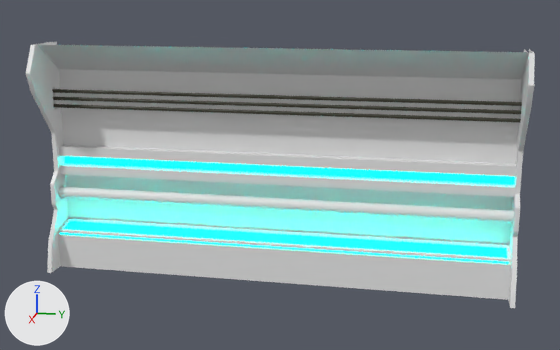
Renders of the FBX model 2025FPS_Project/Assets/_2025FPS_Root/3D/Models/00_Materials/02_Finales/SM_Wall02.fbx from each side of a commit.
Both versions are drawn from a camera (50 mm lens) standing at (12.72, 6.6, 4.97) and looking at (0.36, 4.13, 1.88). Arrows for +X, +Y and +Z are at lower left; the lights stay in place. The older version comes first. Where no turn or scale is listed for an object, it has been applied to the vertices.

Before the edit, the objects in view are built like this:
```python
me_cylinder_001 = bpy.data.meshes.new('Cylinder.001')
me_cylinder_001.from_pydata(...)  # 64 vertices, 32 faces; spans x -0.1..0.1, y -0.1..7.75, z -0.1..0.1
me_cylinder_001.materials.append(mat_material_002)  # its picture is missing
me_cylinder_002 = bpy.data.meshes.new('Cylinder.002')
me_cylinder_002.from_pydata(...)  # a 32-sided cylinder along y spanning x -0.03..0.03, y -0.03..7.9, z -0.03..0.03; a 32-sided cylinder along y spanning x -0.03..0.03, y -0.03..7.9, z -0.16..-0.1; a 32-sided cylinder along y spanning x -0.03..0.03, y -0.03..7.9, z -0.29..-0.23
me_cylinder_002.materials.append(mat_plastico)  # dark yellow #353524
me_plane_014 = bpy.data.meshes.new('Plane.014')
me_plane_014.from_pydata(...)  # 12 vertices, 3 faces; spans x 0.0..0.41, y -3.93..3.93, z -1.39..0.0
me_plane_014.materials.append(mat_material)  # cyan #00e7cf, glowing cyan #00ffeb
ob_cylinder_003 = bpy.data.objects.new('Cylinder.003', me_cylinder_001)
ob_cylinder_003.location = (0.22, 0.18, 1.34)
ob_cylinder_004 = bpy.data.objects.new('Cylinder.004', me_cylinder_002)
ob_cylinder_004.location = (0.22, 0.07, 3.17)
ob_plane_026 = bpy.data.objects.new('Plane.026', me_plane_014)
ob_plane_026.location = (0.0, 4.0, 2.0)
# also in view: 'Cube.005' at (0.36, 4.0, 2.0); 'Plane.010' at (0.34, 4.0, 2.0)
```
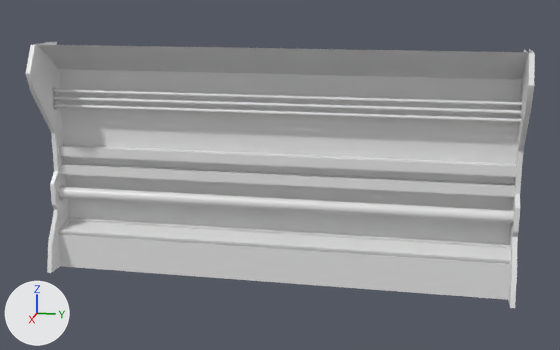
What the commit changed:
Material 'uv_checker_material_uv_grid_2048x2048' (mat_uv_checker_material_uv_grid_2048x2048) is new.
Its base color is (0.8, 0.8, 0.8) (white #e7e7e7).
Its roughness is 0.4.
me_plane_014 has 12 vertices, 3 faces and spans x 0.0..0.41, y -3.93..3.93, z -1.39..0.0.
me_plane_014 no longer uses material mat_material (cyan #00e7cf, glowing cyan #00ffeb).
me_plane_014 gains material mat_uv_checker_material_uv_grid_2048x2048 (white #e7e7e7).
me_cylinder_002 is used by ob_cylinder_004; location (0.22, 0.07, 3.17).
me_cylinder_002 had 192 vertices, 102 faces and spanned x -0.03..0.03, y -0.03..7.9, z -0.29..0.03.
me_cylinder_002 now has 192 vertices, 96 faces and spans x -0.03..0.03, y -0.03..7.9, z -0.29..0.03.
me_cylinder_002 part 1: 96 faces spanning x -0.03..0.03, y -0.03..7.9, z -0.29..0.03 switch from mat_plastico (dark yellow #353524) to mat_uv_checker_material_uv_grid_2048x2048 (white #e7e7e7).
Edits to the shape of me_cylinder_002 do not show in these pictures.

Pixel boxes [x1, y1, x2, y2] of what changed, in the pictures (560 x 350 px):
'Plane.026', recoloured (cyan to white)
    both: [60, 156, 514, 264]
part 1 of me_cylinder_002, recoloured (dark yellow to white)
    both: [52, 89, 522, 123]
